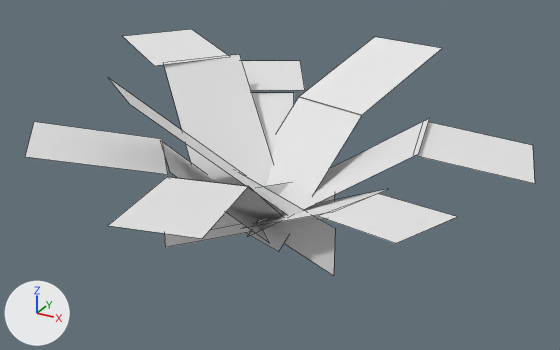
Renders of the OBJ model assets/mcme/models/block/fern_4.obj from each side of a commit.
The view is the same before and after, from a 50 mm camera at (2.36, -3.64, 1.97) aimed at (0.63, -0.5, 0.4). The lights are fixed; the arrows at lower left show +X, +Y and +Z. Mesh edges are drawn as thin lines. Where no turn or scale is listed for an object, it has been applied to the vertices. Vertices at the same position are counted once.

Script lines for the objects in view, before the commit:
```python
me_cube = bpy.data.meshes.new('cube')
me_cube.from_pydata([(0.498, -1.245, 0.649), (0.847, -1.16, 0.648), (0.675, -0.458, 0.112), (0.325, -0.542, 0.113)], [], [(3, 0, 1, 2)])
me_cube.materials.append(mat_m_23a2f4ff_d777_e630_be8d_41a7f9e108dc)  # its picture is missing
me_cube_001 = bpy.data.meshes.new('cube.001')
me_cube_001.from_pydata(...)  # 4 vertices, 1 face; spans x 0.179..0.781, y -0.883..-0.165, z 0.05..0.3
me_cube_001.materials.append(mat_m_23a2f4ff_d777_e630_be8d_41a7f9e108dc)  # its picture is missing
# before: 0 (0.781, -0.165, 0.3), 1 (0.781, -0.165, 0.05), 2 (0.179, -0.883, 0.3), 3 (0.179, -0.883, 0.05) at pixel (165, 247)
me_cube_002 = bpy.data.meshes.new('cube.002')
me_cube_002.from_pydata(...)  # 4 vertices, 1 face; spans x 0.211..1.061, y -0.761..-0.365, z 0.075..0.325
me_cube_002.materials.append(mat_m_23a2f4ff_d777_e630_be8d_41a7f9e108dc)  # its picture is missing
# before: 0 (0.211, -0.365, 0.325), 1 (0.211, -0.365, 0.075), 2 (1.061, -0.761, 0.325) at pixel (335, 228), 3 (1.061, -0.761, 0.075) at pixel (333, 275)
ob_cube = bpy.data.objects.new('cube', me_cube)
ob_cube.location = (0.0, 0.0, 0.0)
ob_cube_001 = bpy.data.objects.new('cube.001', me_cube_001)
ob_cube_001.location = (0.0, 0.0, 0.0)
ob_cube_002 = bpy.data.objects.new('cube.002', me_cube_002)
ob_cube_002.location = (0.0, 0.0, 0.0)
# also in view: 'cube.013' at (0.19, -0.32, 0.46); 'cube.011' at (0.36, -0.69, 0.33); 'cube.010' at (-0.06, -1.04, 0.6); 'cube.008' at (0.74, -1.46, 0.67); 'cube.003' at (0.36, -0.73, 0.54)
```
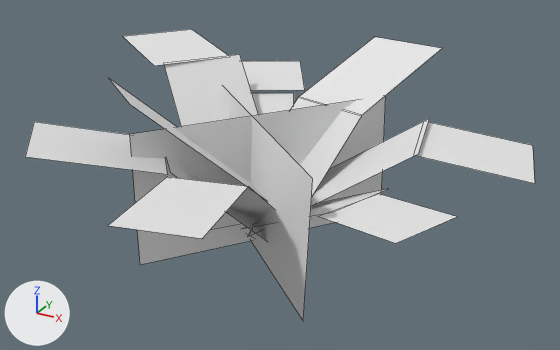
Pixel boxes [x1, y1, x2, y2] of what changed, in the pictures (560 x 350 px):
'cube.001', reshaped: before [164, 183, 334, 247]; after [130, 96, 386, 265]
'cube.002', reshaped: before [241, 174, 335, 276]; after [223, 86, 313, 320]
'cube.009', unchanged, covered by the edit: before [247, 98, 361, 252]; after [248, 98, 361, 237]

The change in detail:
me_cube_001 has 4 vertices, 1 face and spans x 0.179..0.781, y -0.883..-0.165, z 0.05..0.3.
me_cube_001 is used by ob_cube_001; location (0.0, 0.0, 0.0).
Verts and faces of me_cube_001; kept vertices keep their numbers, new ones are numbered from 4.
Part 1, on me_cube_001:
Vertices deleted: 0 to 3 (with the faces that use them).
New vertex 4 is at (0.116, -1.012, -0.002), pixel (140, 264).
New vertex 5 is at (0.953, 0.096, 0.006).
New vertex 6 is at (0.935, 0.12, 0.689), pixel (385, 95).
New vertex 7 is at (0.098, -0.988, 0.681), pixel (129, 134).
New faces: (4, 5, 6, 7).
me_cube_002 has 4 vertices, 1 face and spans x 0.211..1.061, y -0.761..-0.365, z 0.075..0.325.
me_cube_002 is used by ob_cube_002; location (0.0, 0.0, 0.0).
Verts and faces of me_cube_002; kept vertices keep their numbers, new ones are numbered from 4.
Part 2, on me_cube_002:
Vertices deleted: 0 to 3 (with the faces that use them).
New vertex 4 is at (0.029, -0.137, -0.002).
New vertex 5 is at (1.059, -1.068, 0.006), pixel (303, 321).
New vertex 6 is at (1.085, -1.052, 0.689), pixel (312, 178).
New vertex 7 is at (0.054, -0.121, 0.681).
New faces: (4, 5, 6, 7).
